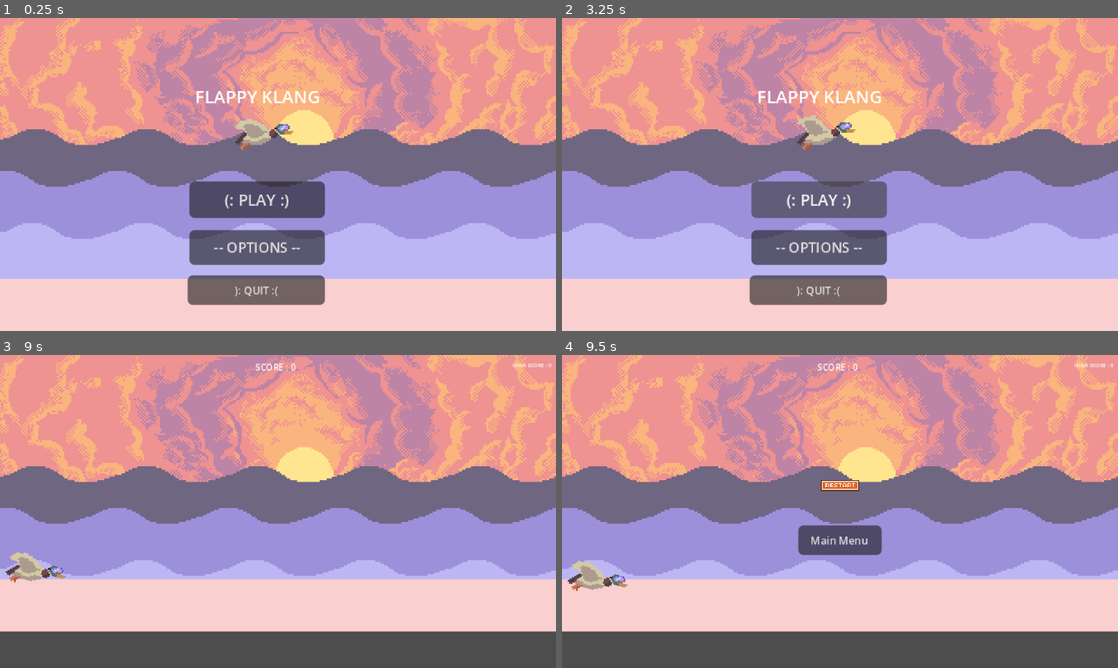
Above: before the commit, frames 1-4 (two rows, left to right).
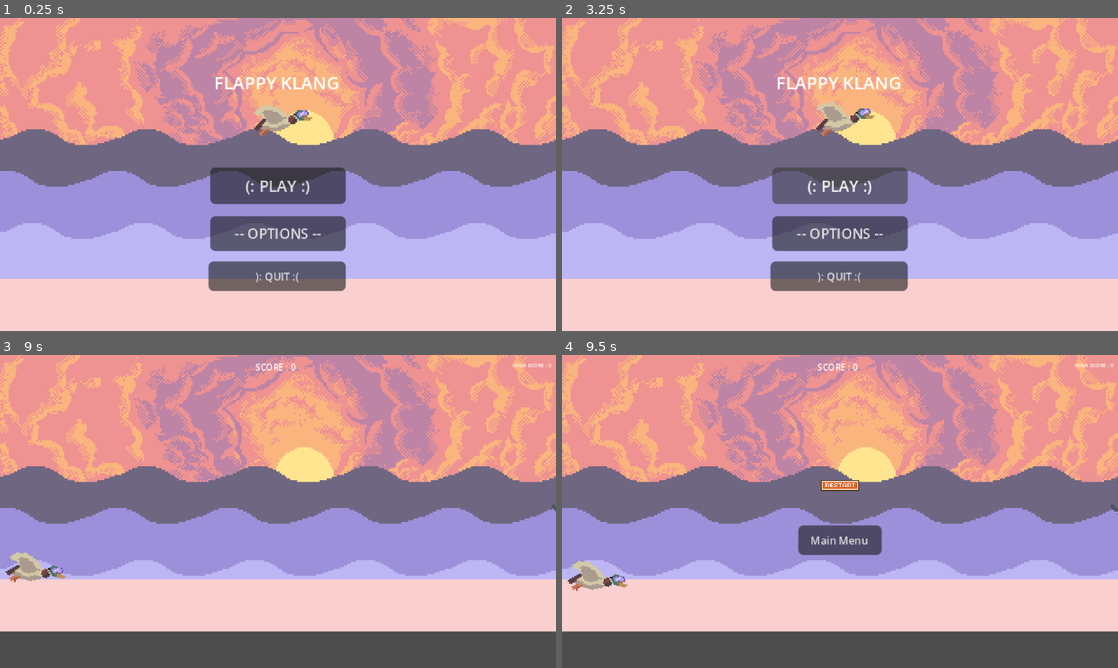
Above: after the commit, the same moments.

Repository: ThatRoucky/FLAPPY-KLANG
Game: Godot game, scene res://scenes/main_menu.tscn
The game is run twice, just before and just after one commit, with the same random seed, the same clock (stepped at 60 frames per second) and the same inputs.
Inputs (mouse positions are in pixels of both pictures, inside the frame that each line leads up to):
- Up to frame 1 (0.25 s): no input
- Up to frame 2 (3.25 s): click "(: PLAY :)" at 0.5 s; tap Enter at 1.25 s; move the mouse to (962, 158) at 1.27 s; click (962, 158) at 1.52 s; click (962, 158) at 1.82 s; move the mouse to (728, 190) at 2.02 s; click (728, 190) at 2.27 s; click (728, 190) at 2.57 s; click "Main Menu" at 2.75 s
- Up to frame 3 (9 s): click "(: PLAY :)" at 3.5 s; tap Space at 4.25, 7.25 s; move the mouse to (333, 442) at 4.27 s; tap Enter at 5 s; move the mouse to (250, 574) at 5.02 s; click (250, 574) at 5.27 s; click (250, 574) at 5.57 s; move the mouse to (444, 558) at 5.77 s; click (444, 558) at 6.02 s; click (444, 558) at 6.32 s; click (278, 486) at 6.5 s; move the mouse to (111, 464) at 7.27 s; click (111, 464) at 7.52 s; click (111, 464) at 7.82 s; move the mouse to (305, 511) at 8.02 s; move the mouse to (194, 433) at 8.77 s
- Up to frame 4 (9.5 s): click (756, 433) at 9.02 s; click (756, 433) at 9.32 s

The runs differ from the first frame. In frame 1, 9.9% of the frame differs, in the area x 33-63%, y 18-92%; in frame 2, 9.9%; in frame 3, less than 0.1%; in frame 4, less than 0.1%.

Commit message:
Some shit

Diff:
--- a/scenes/main.gd
+++ b/scenes/main.gd
@@ -82,7 +82,7 @@
 		#reset scroll
 		if scroll >= screen_size.x:
 			scroll = 0
-		#move ground Node
+
 
 		#move pipes
 		for pipe in pipes:
--- a/scenes/main_menu.tscn
+++ b/scenes/main_menu.tscn
@@ -66,10 +66,11 @@
 layout_mode = 3
 anchors_preset = 0
 script = ExtResource("1_l6cm7")
+metadata/_edit_vertical_guides_ = [160.0]
 
 [node name="KLANG" type="AnimatedSprite2D" parent="."]
 z_index = 1
-position = Vector2(150, 67)
+position = Vector2(161, 59)
 scale = Vector2(0.991, 1)
 sprite_frames = SubResource("SpriteFrames_flqon")
 animation = &"KLANG"
@@ -78,10 +79,10 @@
 [node name="Title" type="Label" parent="."]
 z_index = 2
 layout_mode = 0
-offset_left = 112.0
-offset_top = 38.0
-offset_right = 184.0
-offset_bottom = 52.0
+offset_left = 123.0
+offset_top = 30.0
+offset_right = 195.0
+offset_bottom = 44.0
 theme_override_font_sizes/font_size = 10
 text = "FLAPPY KLANG"
 horizontal_alignment = 1
@@ -89,30 +90,30 @@
 [node name="Quit" type="Button" parent="."]
 z_index = 1
 layout_mode = 0
-offset_left = 108.0
-offset_top = 148.0
-offset_right = 187.0
-offset_bottom = 165.0
+offset_left = 120.0
+offset_top = 140.0
+offset_right = 199.0
+offset_bottom = 157.0
 theme_override_font_sizes/font_size = 6
 text = "): QUIT :("
 
 [node name="Option" type="Button" parent="."]
 z_index = 1
 layout_mode = 0
-offset_left = 109.0
-offset_top = 122.0
-offset_right = 187.0
-offset_bottom = 142.0
+offset_left = 121.0
+offset_top = 114.0
+offset_right = 199.0
+offset_bottom = 134.0
 theme_override_font_sizes/font_size = 8
 text = "-- OPTIONS --"
 
 [node name="Play" type="Button" parent="."]
 z_index = 2
 layout_mode = 0
-offset_left = 109.0
-offset_top = 94.0
-offset_right = 187.0
-offset_bottom = 115.0
+offset_left = 121.0
+offset_top = 86.0
+offset_right = 199.0
+offset_bottom = 107.0
 theme_override_font_sizes/font_size = 9
 text = "(: PLAY :)"
 
--- a/scenes/pipe.tscn
+++ b/scenes/pipe.tscn
@@ -1,62 +1,54 @@
-[gd_scene load_steps=8 format=3 uid="uid://cr3pl7yfk32tb"]
+[gd_scene load_steps=6 format=3 uid="uid://cr3pl7yfk32tb"]
 
 [ext_resource type="Script" uid="uid://b6oliycfva6se" path="res://pipe.gd" id="1_arpqm"]
-[ext_resource type="Texture2D" uid="uid://den4sx3n8oo4t" path="res://assets/pipe.png" id="2_8p0di"]
+[ext_resource type="Texture2D" uid="uid://qgwyuh024arw" path="res://assets/Palmier.png" id="2_arpqm"]
+
+[sub_resource type="CircleShape2D" id="CircleShape2D_8p0di"]
+radius = 26.0
 
 [sub_resource type="RectangleShape2D" id="RectangleShape2D_ejsh2"]
-size = Vector2(12.125, 5.25)
-
-[sub_resource type="RectangleShape2D" id="RectangleShape2D_4ybk5"]
-size = Vector2(9.5, 79)
-
-[sub_resource type="RectangleShape2D" id="RectangleShape2D_tdldm"]
-size = Vector2(12, 5)
-
-[sub_resource type="RectangleShape2D" id="RectangleShape2D_ss4sx"]
-size = Vector2(10.25, 79)
+size = Vector2(9, 79)
 
 [sub_resource type="RectangleShape2D" id="RectangleShape2D_arpqm"]
 size = Vector2(4, 72)
 
-[node name="Pipe" type="Area2D" groups=["pipes"]]
+[node name="Palmtrees" type="Area2D" groups=["pipes"]]
 script = ExtResource("1_arpqm")
 metadata/_edit_vertical_guides_ = [199.0, 187.0]
 metadata/_edit_horizontal_guides_ = [77.0, 104.0]
 
-[node name="Lower" type="Sprite2D" parent="." groups=["pipes"]]
-position = Vector2(192.85, 73)
-scale = Vector2(0.15, 0.15)
-texture = ExtResource("2_8p0di")
-offset = Vector2(0, 380)
+[node name="Lowerpalmtree" type="Sprite2D" parent="."]
+position = Vector2(167, 164)
+texture = ExtResource("2_arpqm")
 
-[node name="CollisionShape2D" type="CollisionShape2D" parent="." groups=["pipes"]]
-position = Vector2(192.7875, 9.375015)
+[node name="CollisionShape2D" type="CollisionShape2D" parent="."]
+position = Vector2(164, 134)
+shape = SubResource("CircleShape2D_8p0di")
+
+[node name="CollisionShape2D2" type="CollisionShape2D" parent="."]
+position = Vector2(164.5, 199.5)
 shape = SubResource("RectangleShape2D_ejsh2")
-
-[node name="CollisionShape2D2" type="CollisionShape2D" parent="." groups=["pipes"]]
-position = Vector2(193.1, -32.499985)
-shape = SubResource("RectangleShape2D_4ybk5")
-
-[node name="Upper" type="Sprite2D" parent="." groups=["pipes"]]
-position = Vector2(192.85, 27.000008)
-scale = Vector2(0.15, 0.15)
-texture = ExtResource("2_8p0di")
-offset = Vector2(0, -380)
-flip_v = true
-
-[node name="CollisionShape2D3" type="CollisionShape2D" parent="." groups=["pipes"]]
-position = Vector2(192.85, 90.5)
-shape = SubResource("RectangleShape2D_tdldm")
-
-[node name="CollisionShape2D4" type="CollisionShape2D" parent="." groups=["pipes"]]
-position = Vector2(192.85, 132)
-shape = SubResource("RectangleShape2D_ss4sx")
 
 [node name="ScoreArea" type="Area2D" parent="." groups=["pipes"]]
 
 [node name="CollisionShape2D" type="CollisionShape2D" parent="ScoreArea" groups=["pipes"]]
-position = Vector2(204, 50)
+position = Vector2(191, 84)
 shape = SubResource("RectangleShape2D_arpqm")
+
+[node name="Upperpalmtree" type="Sprite2D" parent="."]
+position = Vector2(167, 0)
+rotation = 3.1415927
+texture = ExtResource("2_arpqm")
+
+[node name="CollisionShape2D3" type="CollisionShape2D" parent="."]
+position = Vector2(169, 28)
+rotation = 3.1415927
+shape = SubResource("CircleShape2D_8p0di")
+
+[node name="CollisionShape2D4" type="CollisionShape2D" parent="."]
+position = Vector2(170, -37)
+rotation = 3.1415927
+shape = SubResource("RectangleShape2D_ejsh2")
 
 [connection signal="body_entered" from="." to="." method="_on_body_entered"]
 [connection signal="body_entered" from="ScoreArea" to="." method="_on_score_area_body_entered"]
Not shown, added: assets/Palmier.png.import
